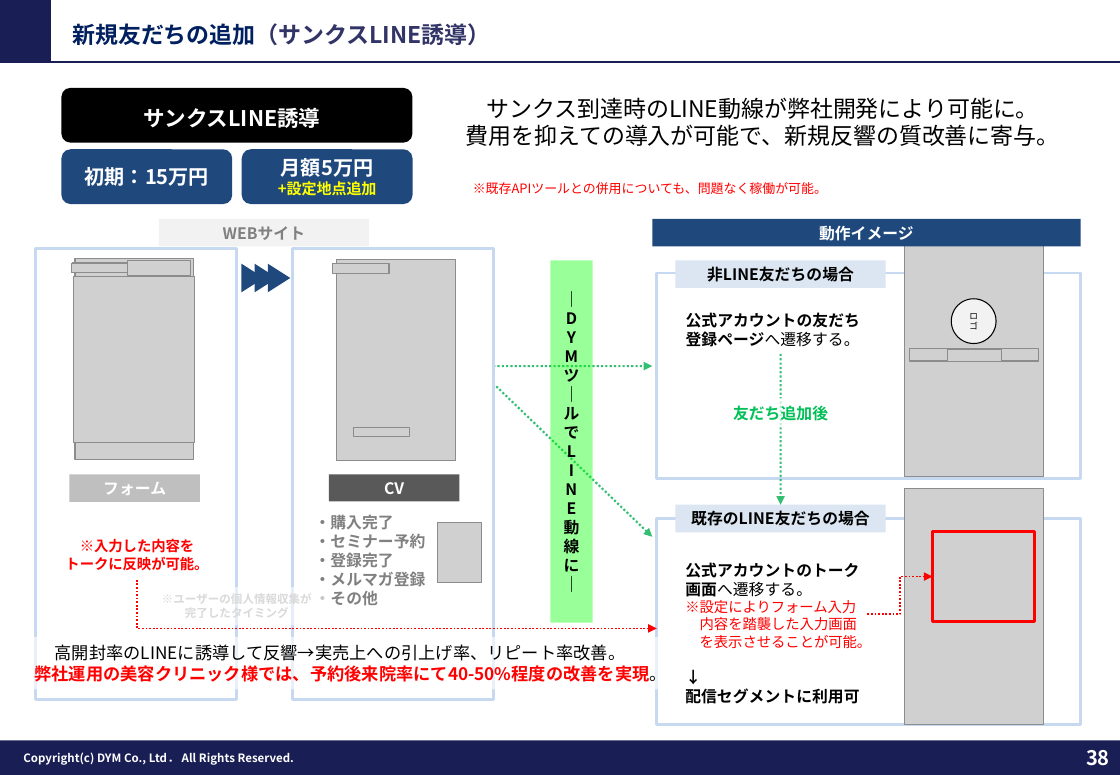
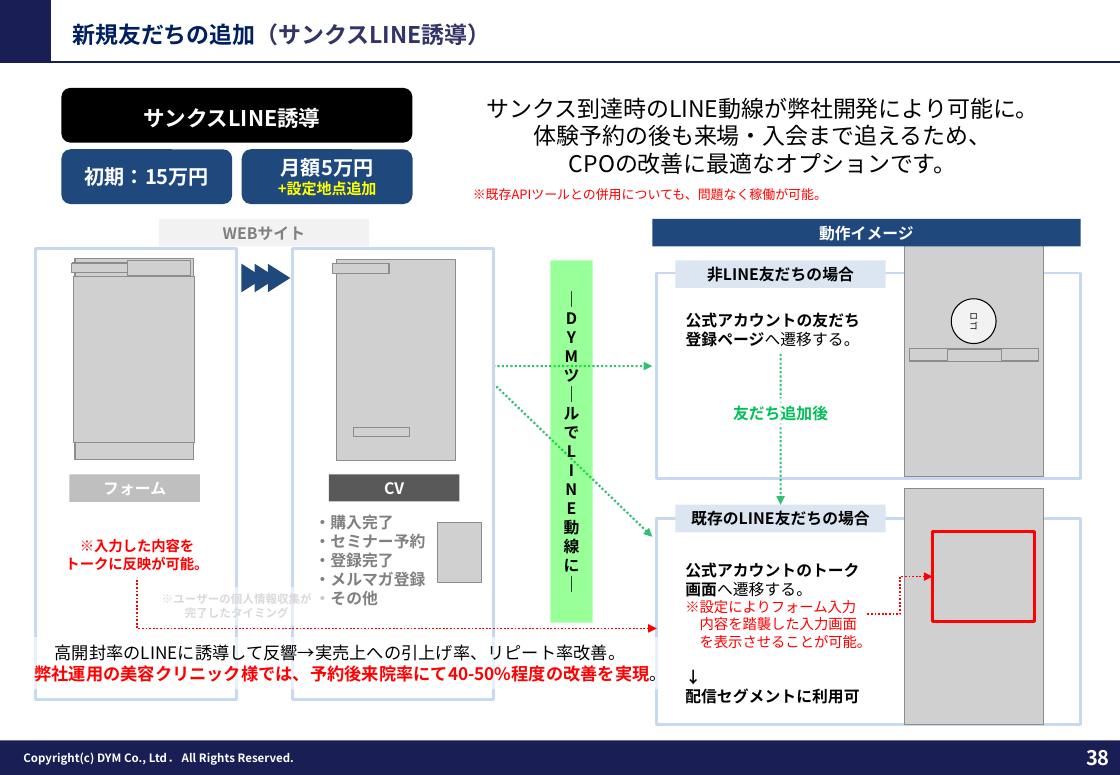
Before and after one commit to tonomura-r-dev/folder, a slide deck: slide 38 of 202609_株式会社やる気スイッチグループ御中_LINE公式アカウント運用のご提案_ver3.1.pptx. Drawn at 1120x775 pixels with LibreOffice and Linux fonts; fonts in the diff are those of the drawing; grey boxes stand for pictures; background and template pictures are left out. Boxes give left, top, right and bottom in pixels: in the first picture for what was removed or moved away, otherwise in the second. Text is boxed around its words. In the diff, an @@ line names an element or a change of style, - is before the commit and + after.

```diff
--- a/202609_株式会社やる気スイッチグループ御中_LINE公式アカウント運用のご提案_ver3.1.pptx
+++ b/202609_株式会社やる気スイッチグループ御中_LINE公式アカウント運用のご提案_ver3.1.pptx
@@ text at <box>534,124,992,174</box>: text changed @@
-費用を抑えての導入が可能で、新規反響の質改善に寄与。
+体験予約の後も来場・入会まで追えるため、
+CPOの改善に最適なオプションです。
@@ text "※既存APIツールとの併用についても、問題なく稼働が可能。": place and size @@
-text "※既存APIツールとの併用についても、問題なく稼働が可能。" at <box>473,182,827,194</box>
+text "※既存APIツールとの併用についても、問題なく稼働が可能。" at <box>473,188,827,200</box>
```
Also in this commit, not shown: 19 other slides changed.
